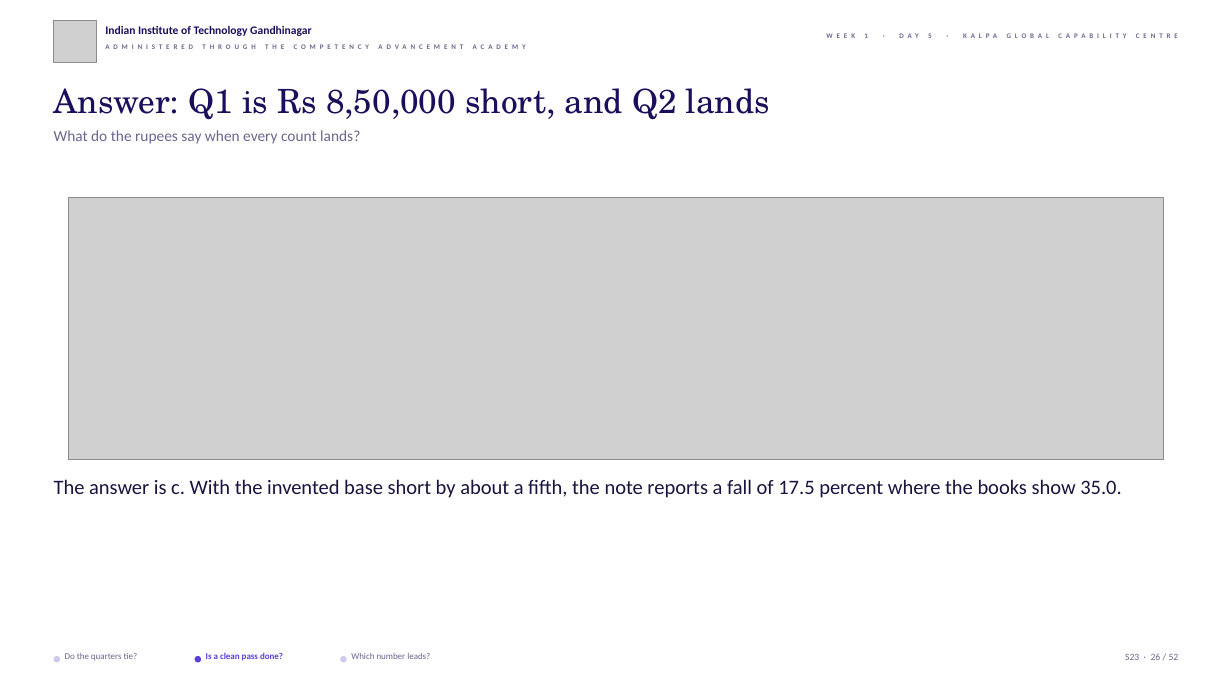
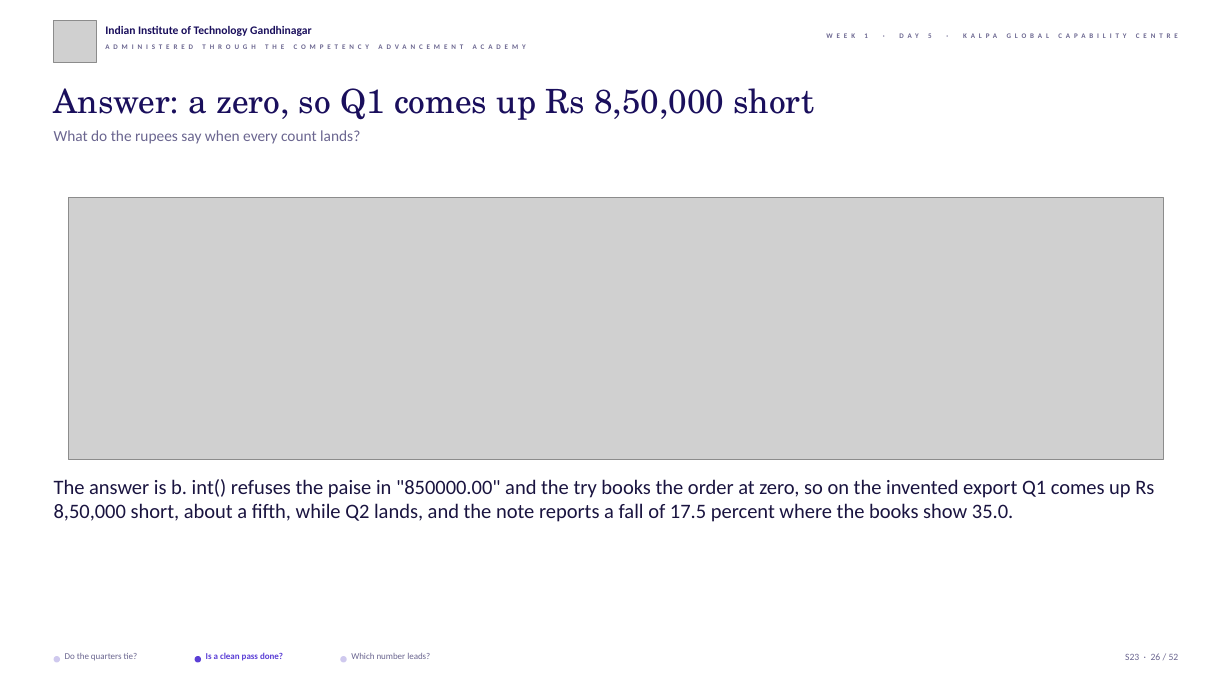
Before and after one commit to fde-academy-lab/c2-content-factory, a slide deck: slide 26 of content/W01/D5/slides/C2_W01_D05_debrief_STUDENT.pptx. Drawn at 1232x693 pixels with LibreOffice and Linux fonts; fonts in the diff are those of the drawing; grey boxes stand for pictures; background and template pictures are left out. Boxes give left, top, right and bottom in pixels: in the first picture for what was removed or moved away, otherwise in the second. Text is boxed around its words. In the diff, an @@ line names an element or a change of style, - is before the commit and + after.

```diff
--- a/content/W01/D5/slides/C2_W01_D05_debrief_STUDENT.pptx
+++ b/content/W01/D5/slides/C2_W01_D05_debrief_STUDENT.pptx
@@ text at (x1=54, y1=88, x2=814, y2=120): text changed @@
-Answer: Q1 is Rs 8,50,000 short, and Q2 lands
+Answer: a zero, so Q1 comes up Rs 8,50,000 short
@@ text at (x1=54, y1=479, x2=1154, y2=522): text changed @@
-The answer is c. With the invented base short by about a fifth, the note reports a fall of 17.5 percent where the books show 35.0.
+The answer is b. int() refuses the paise in "850000.00" and the try books the order at zero, so on the invented export Q1 comes up Rs 8,50,000 short, about a fifth, while Q2 lands, and the note reports a fall of 17.5 percent where the books show 35.0.
```
Also in this commit, not shown: 3 other slides changed, 6 other files.
